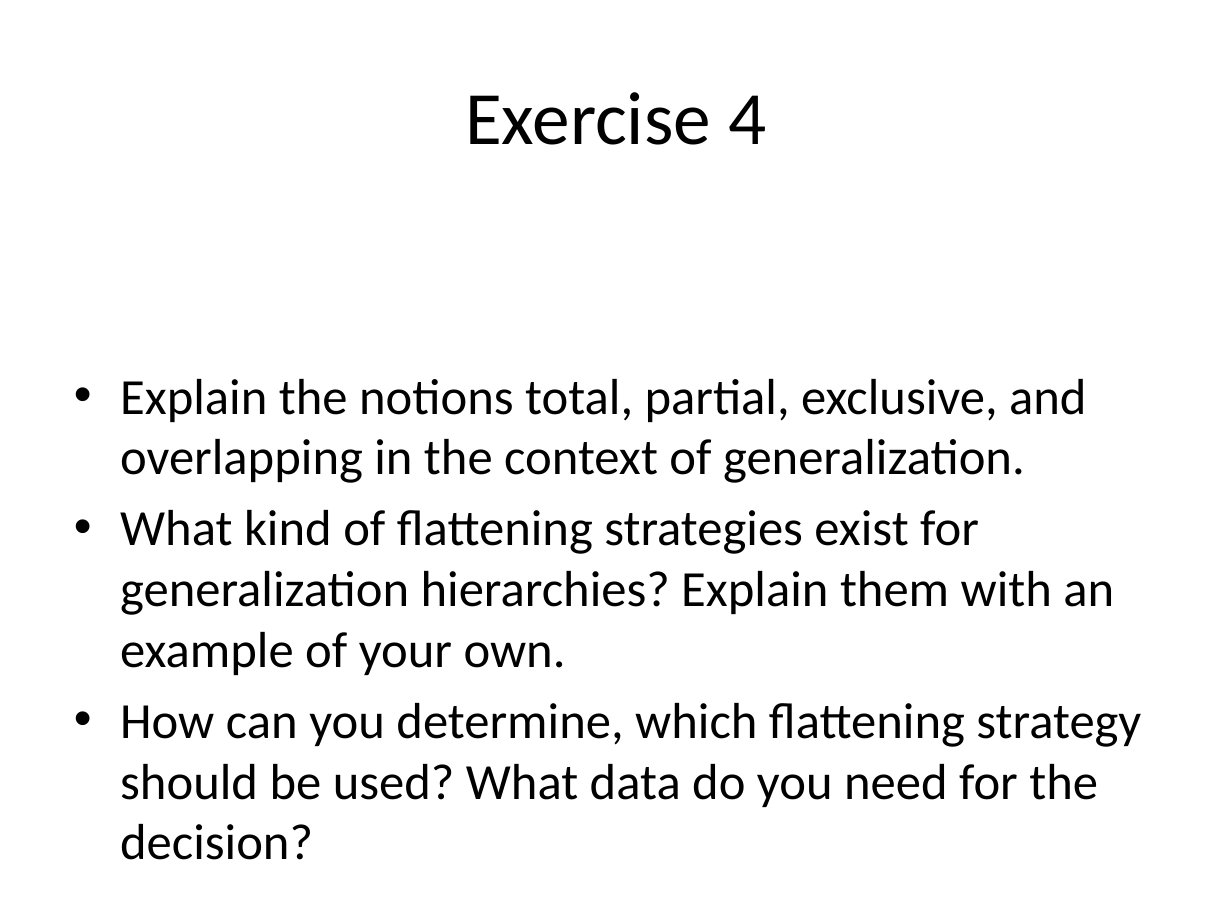
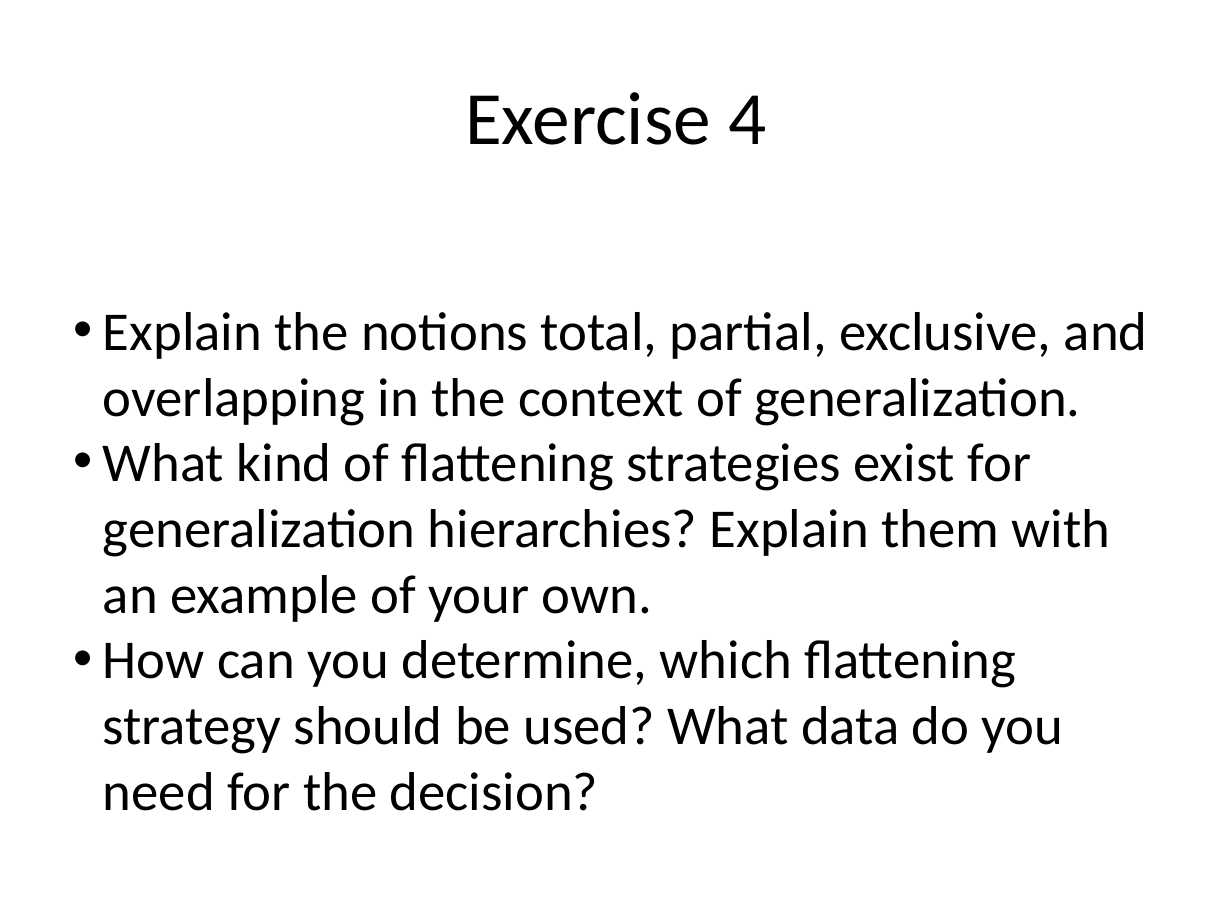
Before and after one commit to bugxd/DBTech, a slide deck: slide 6 of Assignment_4.pptx. Drawn at 1232x924 pixels with LibreOffice and Linux fonts; fonts in the diff are those of the drawing. Boxes give left, top, right and bottom in pixels: in the first picture for what was removed or moved away, otherwise in the second. Text is boxed around its words. In the diff, an @@ line names an element or a change of style, - is before the commit and + after.

```diff
--- a/Assignment_4.pptx
+++ b/Assignment_4.pptx
@@ text "Explain the notions total, partial, ..." at bbox=[103, 312, 1148, 811]: size 29.6 to 32 pt; indent changed; less space between paragraphs @@
```
Also in this commit, not shown: 15 other slides changed.
